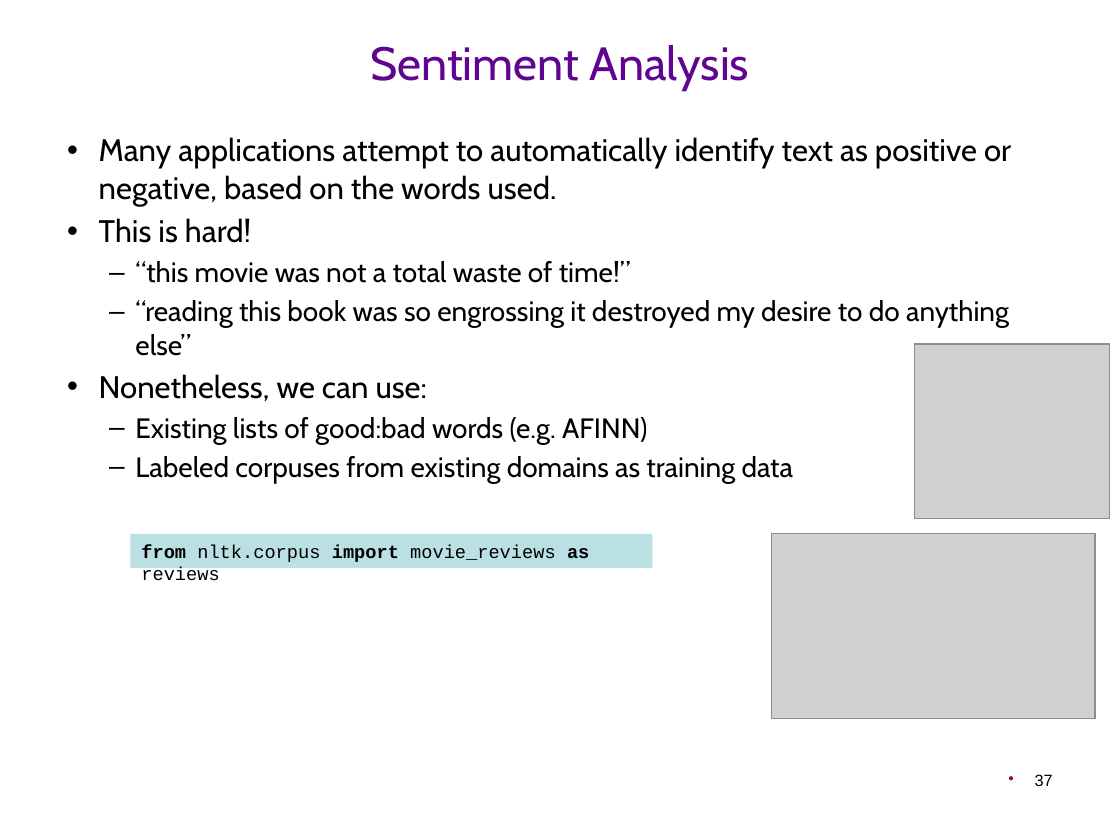
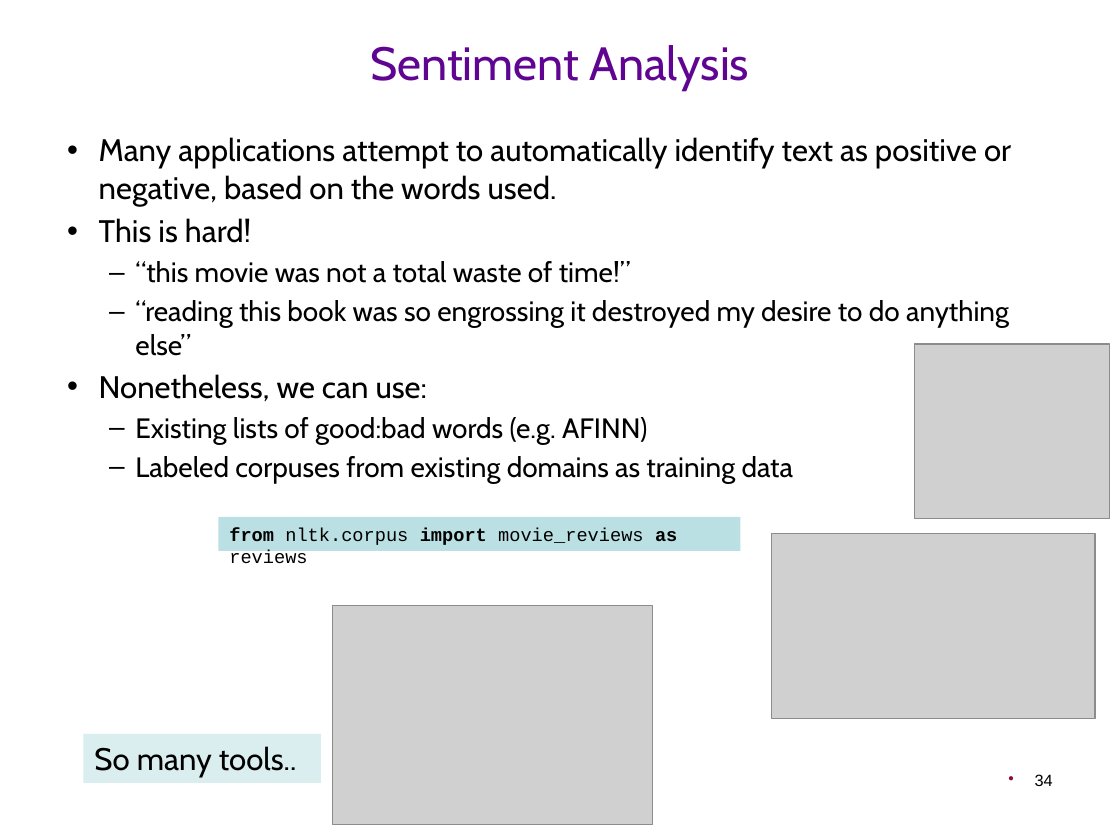
Before and after one commit to CTVisMe/DS4B-core, a slide deck: slide 34 of Slides/T8 - ModellingTextData.pptx (slide 37 before the commit). Drawn at 1120x840 pixels with LibreOffice and Linux fonts; fonts in the diff are those of the drawing; grey boxes stand for pictures; background and template pictures are left out. Boxes give left, top, right and bottom in pixels: in the first picture for what was removed or moved away, otherwise in the second. Text is boxed around its words. In the diff, an @@ line names an element or a change of style, - is before the commit and + after.

```diff
--- a/Slides/T8 - ModellingTextData.pptx
+++ b/Slides/T8 - ModellingTextData.pptx
@@ rectangle "from nltk.corpus import movie_reviews as ...": place and size @@
-rectangle "from nltk.corpus import movie_reviews as ..." at bbox=[130, 534, 652, 568]
+rectangle "from nltk.corpus import movie_reviews as ..." at bbox=[218, 517, 740, 551]
@@ picture added at bbox=[333, 605, 652, 824] @@
@@ rectangle added at bbox=[84, 734, 321, 783], fill #DAEDEF, 20 pt, text #000000 @@
+So many tools..
@@ page number at bbox=[1035, 774, 1053, 786]: text changed @@
-37
+34
```
Also in this commit, not shown: 16 other slides changed, 1 slide added, 3 slides removed, 29 other files.
